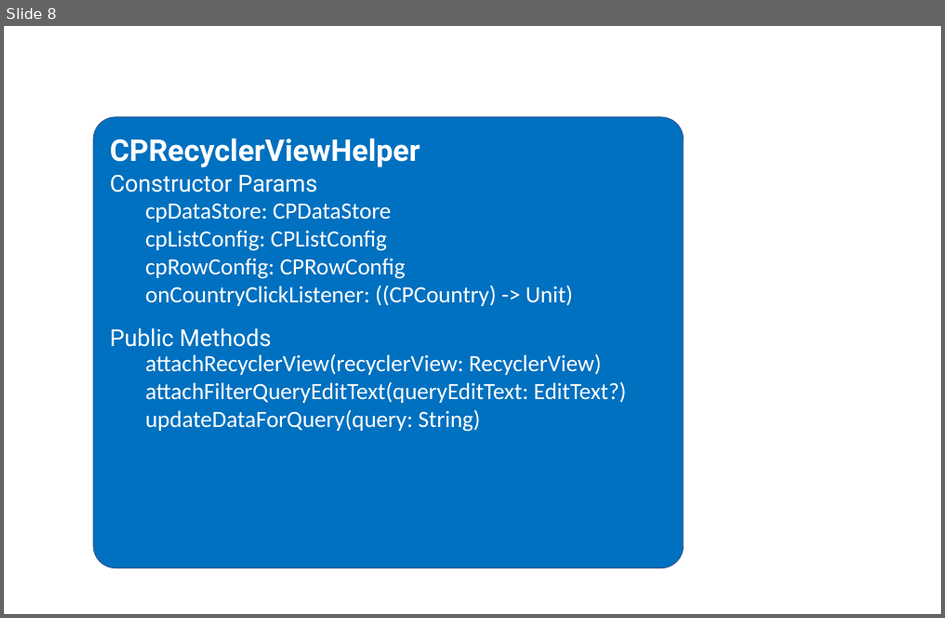
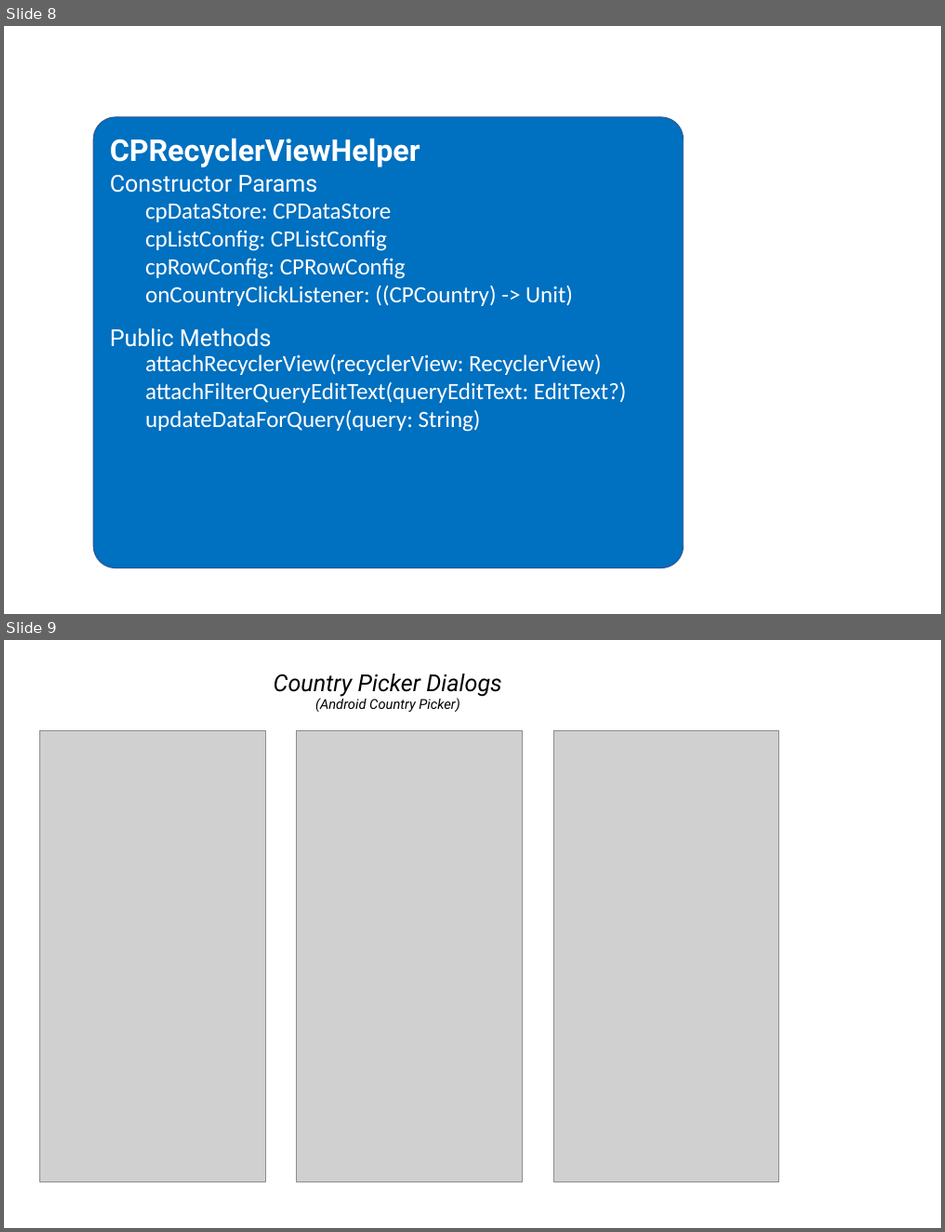
Before and after one commit to hbb20/AndroidCountryPicker, a slide deck: screenshots/illustrations.pptx. Shown one above the other, each under a label of ours: slide 8 before the commit, slides 8 and 9 after it. The pictures are 945x618 and 945x1232 pixels, drawn with LibreOffice and Linux fonts; fonts in the diff are those of the drawing; grey boxes stand for pictures. Boxes give left, top, right and bottom in pixels: in the first picture for what was removed or moved away, otherwise in the second. Text is boxed around its words. In the diff, an @@ line names an element or a change of style, - is before the commit and + after.

```diff
--- a/screenshots/illustrations.pptx
+++ b/screenshots/illustrations.pptx
@@ slide 9 added at box(4, 640, 941, 1228), background #FFFFFF @@
@@ text added at box(274, 673, 502, 712), 16.4 pt, text #000000, italic @@
+Country Picker Dialogs
+(Android Country Picker)
@@ picture added at box(39, 730, 265, 1182) @@
@@ picture added at box(297, 730, 522, 1182) @@
@@ picture added at box(554, 730, 780, 1182) @@
```
Also in this commit, not shown: 4 other slides added, 4 other files.
